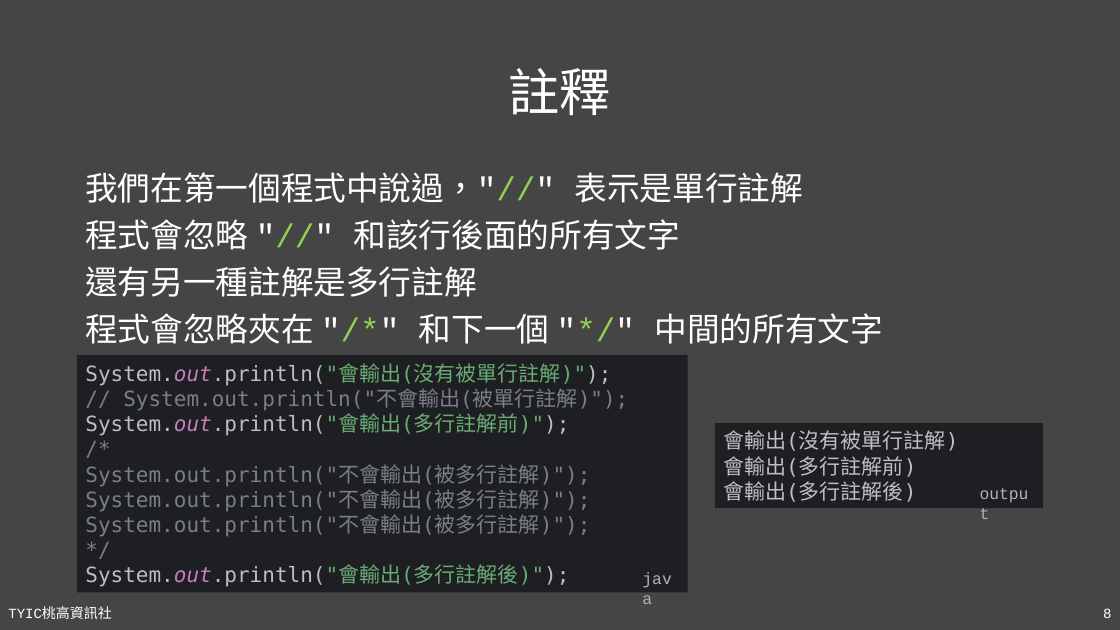
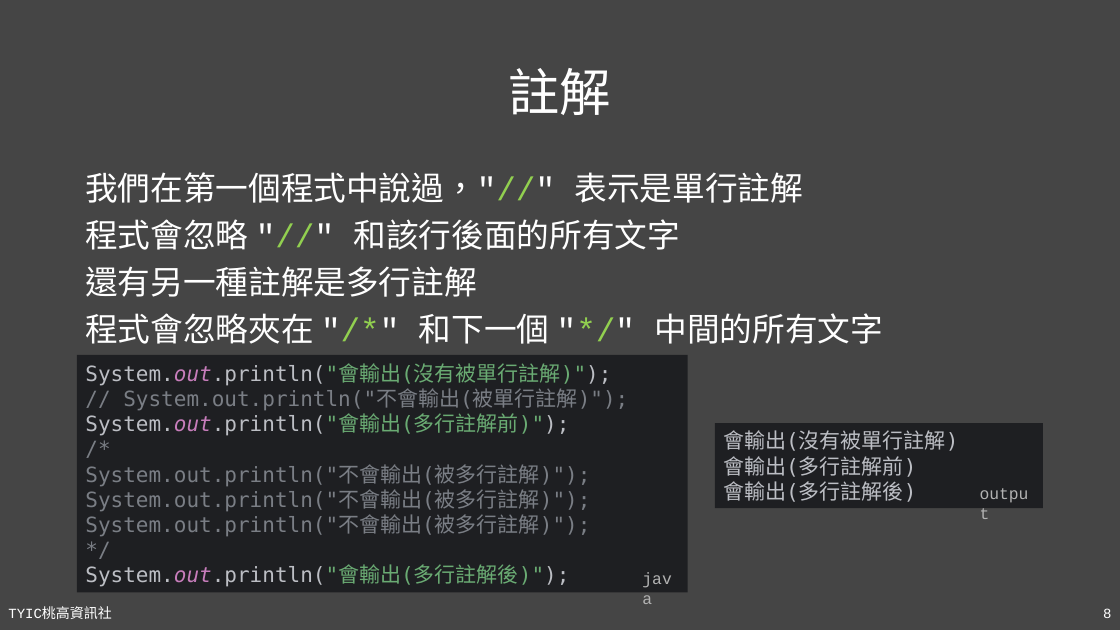
Before and after one commit to TYSHIC/slides, a slide deck: slide 8 of powerpoint/04_初探Java.pptx. Drawn at 1120x630 pixels with LibreOffice and Linux fonts; fonts in the diff are those of the drawing. Boxes give left, top, right and bottom in pixels: in the first picture for what was removed or moved away, otherwise in the second. Text is boxed around its words. In the diff, an @@ line names an element or a change of style, - is before the commit and + after.

```diff
--- a/powerpoint/04_初探Java.pptx
+++ b/powerpoint/04_初探Java.pptx
@@ title at <box>509,68,612,115</box>: text changed @@
-註釋
+註解
```
Also in this commit, not shown: 3 other files.
